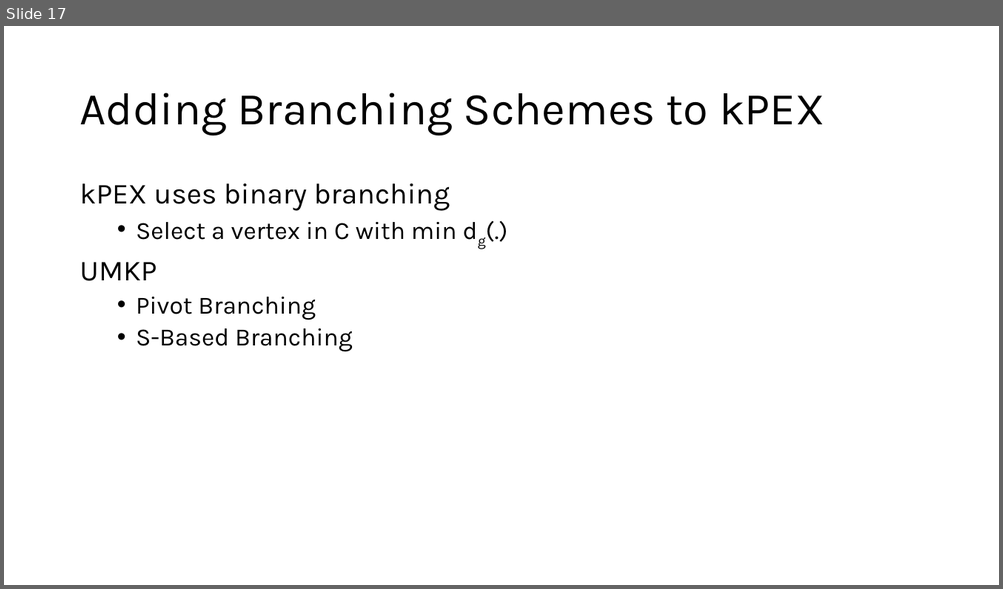
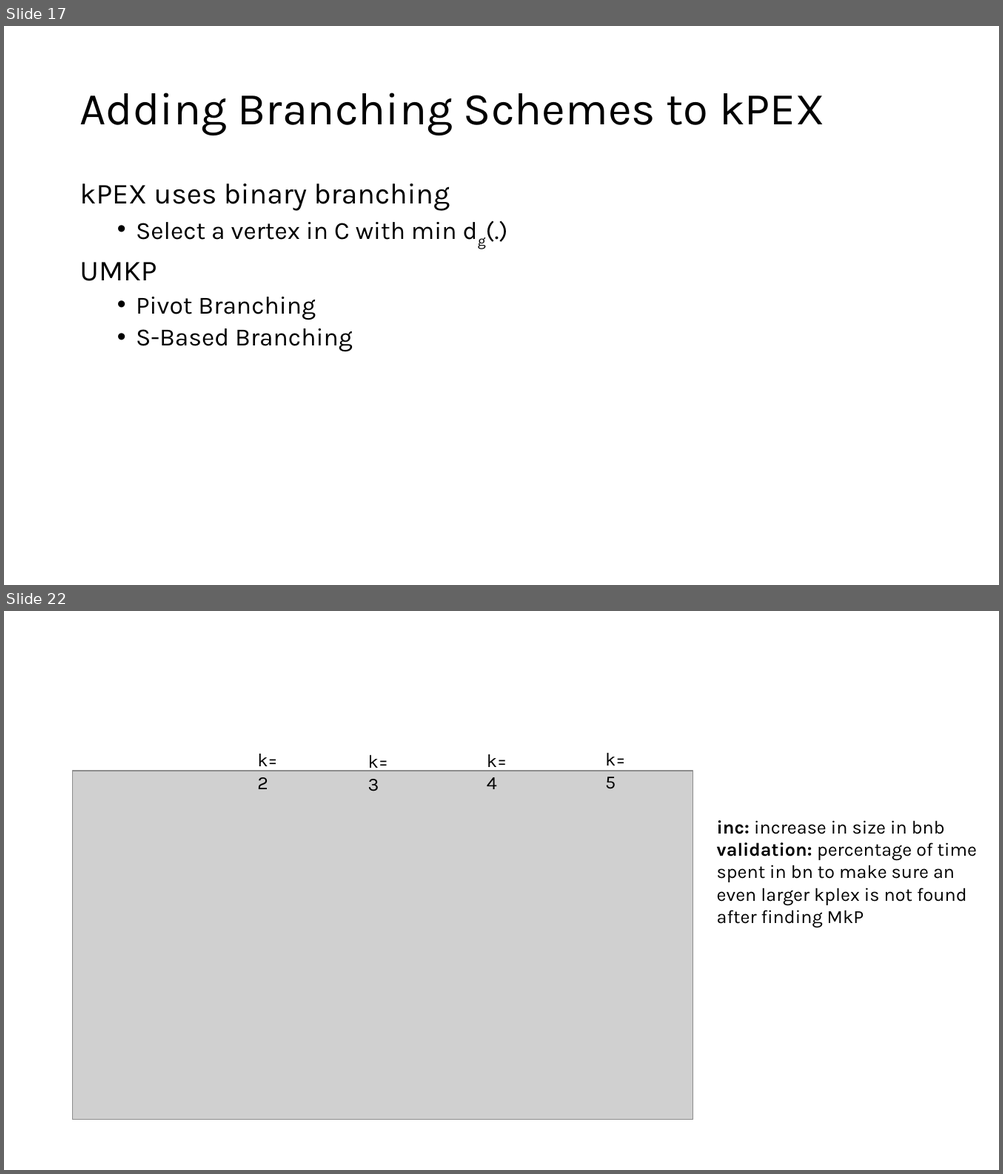
Before and after one commit to akhlaqueak/MaxKPlex, a slide deck: kPEX/kPEX_extension.pptx. Shown one above the other, each under a label of ours: slide 17 before the commit, slides 17 and 22 after it; the slides between them are not shown. The pictures are 1003x589 and 1003x1174 pixels, drawn with LibreOffice and Linux fonts; fonts in the diff are those of the drawing; grey boxes stand for pictures. Boxes give left, top, right and bottom in pixels: in the first picture for what was removed or moved away, otherwise in the second. Text is boxed around its words. In the diff, an @@ line names an element or a change of style, - is before the commit and + after.

```diff
--- a/kPEX/kPEX_extension.pptx
+++ b/kPEX/kPEX_extension.pptx
@@ slide 22 added at bbox=[4, 611, 999, 1170], background #FFFFFF @@
@@ text added at bbox=[257, 753, 277, 789], 18 pt, text #000000 @@
+k=2
@@ text added at bbox=[368, 755, 388, 792], 18 pt, text #000000 @@
+k=3
@@ text added at bbox=[486, 754, 506, 789], 18 pt, text #000000 @@
+k=4
@@ text added at bbox=[605, 752, 625, 789], 18 pt, text #000000 @@
+k=5
@@ picture added at bbox=[73, 771, 694, 1120] @@
@@ text added at bbox=[717, 820, 976, 928], 18 pt, text #000000 @@
+inc: increase in size in bnb
+validation: percentage of time spent in bn to make sure an even larger kplex is not found after finding MkP
```
Also in this commit, not shown: 6 slides changed, 2 other slides added, 1 other file.
